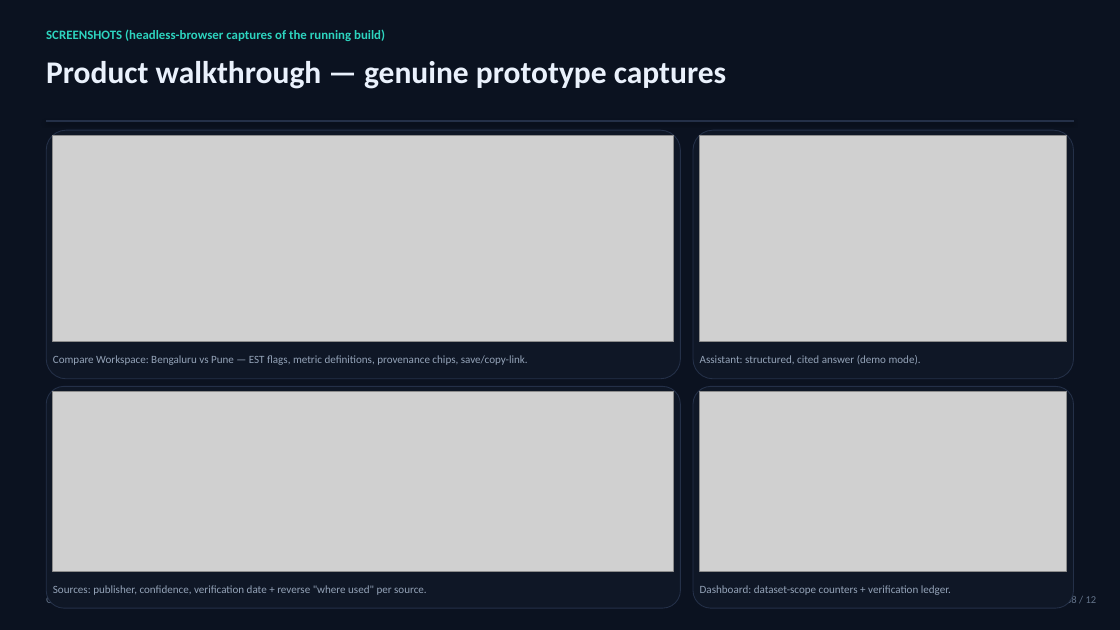
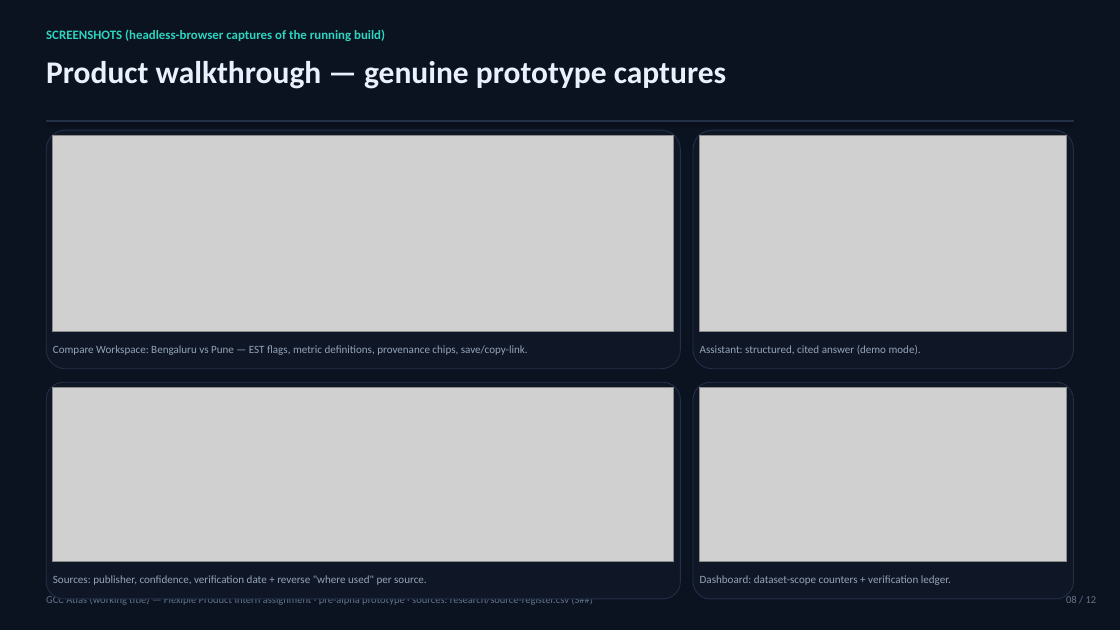
Before and after one commit to Guptsonu22/GCC-ATLAS, a slide deck: slide 8 of product/deck/gcc-atlas-strategy-deck.pptx. Drawn at 1120x630 pixels with LibreOffice and Linux fonts; fonts in the diff are those of the drawing; grey boxes stand for pictures. Boxes give left, top, right and bottom in pixels: in the first picture for what was removed or moved away, otherwise in the second. Text is boxed around its words. In the diff, an @@ line names an element or a change of style, - is before the commit and + after.

```diff
--- a/product/deck/gcc-atlas-strategy-deck.pptx
+++ b/product/deck/gcc-atlas-strategy-deck.pptx
@@ rounded rectangle: place and size @@
-rounded rectangle at [46,130,681,379]
+rounded rectangle at [46,130,681,369]
@@ picture: place and size @@
-picture at [53,135,674,342]
+picture at [53,135,674,332]
@@ rounded rectangle: place and size @@
-rounded rectangle at [693,130,1074,379]
+rounded rectangle at [693,130,1074,369]
@@ picture: place and size @@
-picture at [700,135,1067,342]
+picture at [700,135,1067,332]
@@ 4 texts: place and size @@
-4 texts at [53,355,951,595]
+4 texts at [53,345,951,585]
@@ rounded rectangle: place and size @@
-rounded rectangle at [46,386,681,608]
+rounded rectangle at [46,382,681,599]
@@ picture: place and size @@
-picture at [53,392,674,571]
+picture at [53,387,674,562]
@@ rounded rectangle: place and size @@
-rounded rectangle at [693,386,1074,608]
+rounded rectangle at [693,382,1074,599]
@@ picture: place and size @@
-picture at [700,392,1067,571]
+picture at [700,387,1067,562]
```
Also in this commit, not shown: 5 other slides changed, 3 other files.
